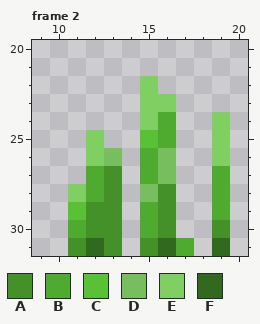
File history of a pixel-art file, Assets/TCCHD2D/Art/Sprites/Objs/spr_plants.aseprite. This is how it looked before the edit.
32x32 pixels, 4 frames. Colours within 5 levels of each other are drawn and written as one. Shown: frame 2: x 9..20, y 20..31. The commit also changed other frames, which this record leaves out.
Palette (. is transparent): A #439128  B #4fab2f  C #59c135  D #77be5f  E #7fcf63  F #316a1e
Pixels before, frame 2, first column x 11:
22 ....E....
23 ....EE...
24 ....EB..E
25 .E..CB..E
26 .ED.BD..E
27 .BA.BD..B
28 EBA.DA..B
29 CAA.BA..B
30 BAA.BA..A
31 AFA.AFB.F
After:
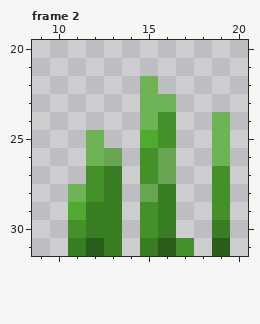
Difference:
layer "Layer 2" opacity 13% added
colour A: #439128 -> #3a7e23
colour B: #4fab2f -> #439128
colour C: #59c135 -> #4fab2f
colour D: #77be5f -> #67a552
colour E: #7fcf63 -> #6eb356
colour F: #316a1e -> #2a5c1a
Changed places in both pictures, as pixel boxes (x1, y1, x2, y2):
changed: (68, 76, 230, 256)
